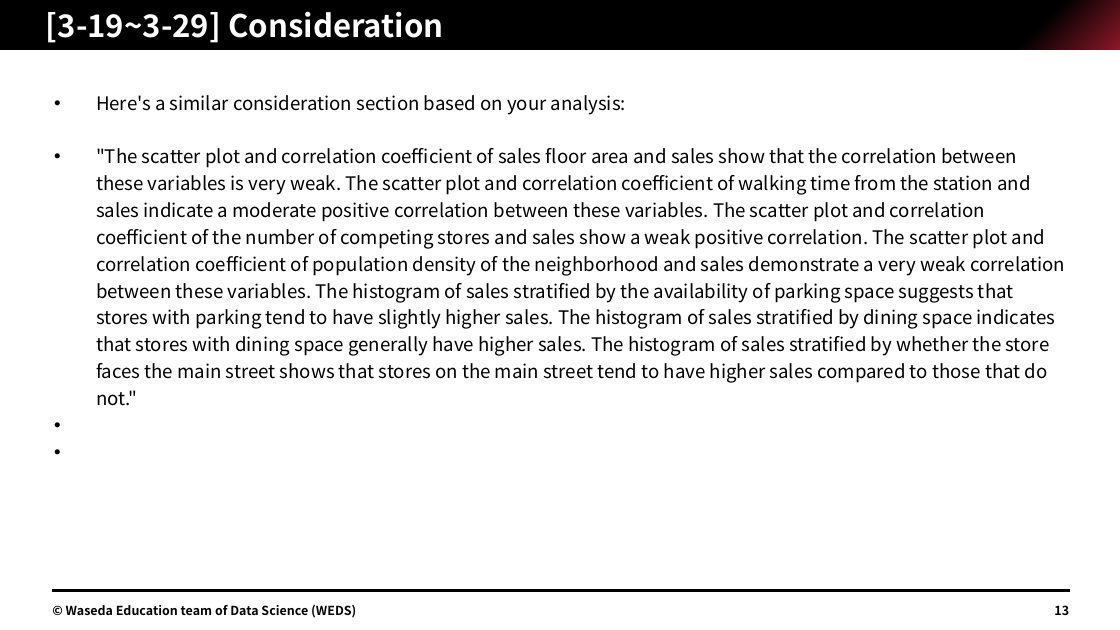
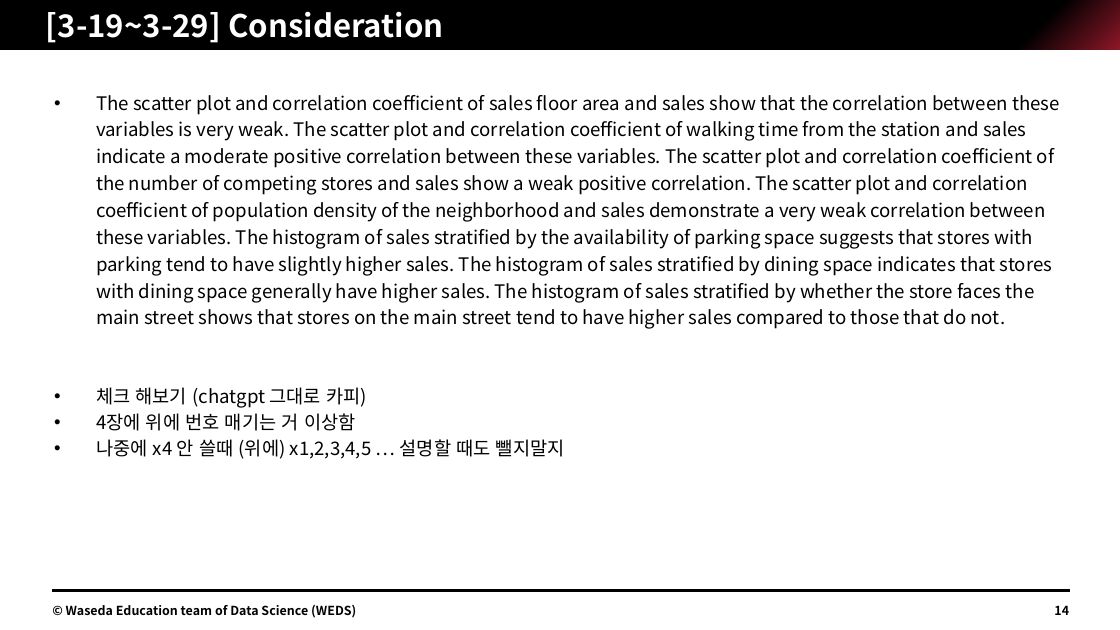
Before and after one commit to Jimin-Park0901/Data-Science, a slide deck: slide 14 of Store_Sale/assignment/1W22CF16.pptx (slide 13 before the commit). Drawn at 1120x630 pixels with LibreOffice and Linux fonts; fonts in the diff are those of the drawing. Boxes give left, top, right and bottom in pixels: in the first picture for what was removed or moved away, otherwise in the second. Text is boxed around its words. In the diff, an @@ line names an element or a change of style, - is before the commit and + after.

```diff
--- a/Store_Sale/assignment/1W22CF16.pptx
+++ b/Store_Sale/assignment/1W22CF16.pptx
@@ text at <box>96,95,1060,459</box>: text changed @@
-• Here's a similar consideration section based on your analysis:
-• "The scatter plot and correlation coefficient of sales floor area and sales show that the correlation between these variables is very weak. The scatter plot and correlation coefficient of walking time from the station and sales indicate a moderate positive correlation between these variables. The scatter plot and correlation coefficient of the number of competing stores and sales show a weak positive correlation. The scatter plot and correlation coefficient of population density of the neighborhood and sales demonstrate a very weak correlation between these variables. The histogram of sales stratified by the availability of parking space suggests that stores with parking tend to have slightly higher sales. The histogram of sales stratified by dining space indicates that stores with dining space generally have higher sales. The histogram of sales stratified by whether the store faces the main street shows that stores on the main street tend to have higher sales compared to those that do not."
+• The scatter plot and correlation coefficient of sales floor area and sales show that the correlation between these variables is very weak. The scatter plot and correlation coefficient of walking time from the station and sales indicate a moderate positive correlation between these variables. The scatter plot and correlation coefficient of the number of competing stores and sales show a weak positive correlation. The scatter plot and correlation coefficient of population density of the neighborhood and sales demonstrate a very weak correlation between these variables. The histogram of sales stratified by the availability of parking space suggests that stores with parking tend to have slightly higher sales. The histogram of sales stratified by dining space indicates that stores with dining space generally have higher sales. The histogram of sales stratified by whether the store faces the main street shows that stores on the main street tend to have higher sales compared to those that do not.
+• 체크 해보기 (chatgpt 그대로 카피)
+• 4장에 위에 번호 매기는 거 이상함
+• 나중에 x4 안 쓸때 (위에) x1,2,3,4,5 … 설명할 때도 뺄지말지
@@ page number at <box>1054,605,1069,615</box>: text changed @@
-13
+14
```
Also in this commit, not shown: 16 other slides changed, 23 slides added, 1 slide removed, 4 other files.
